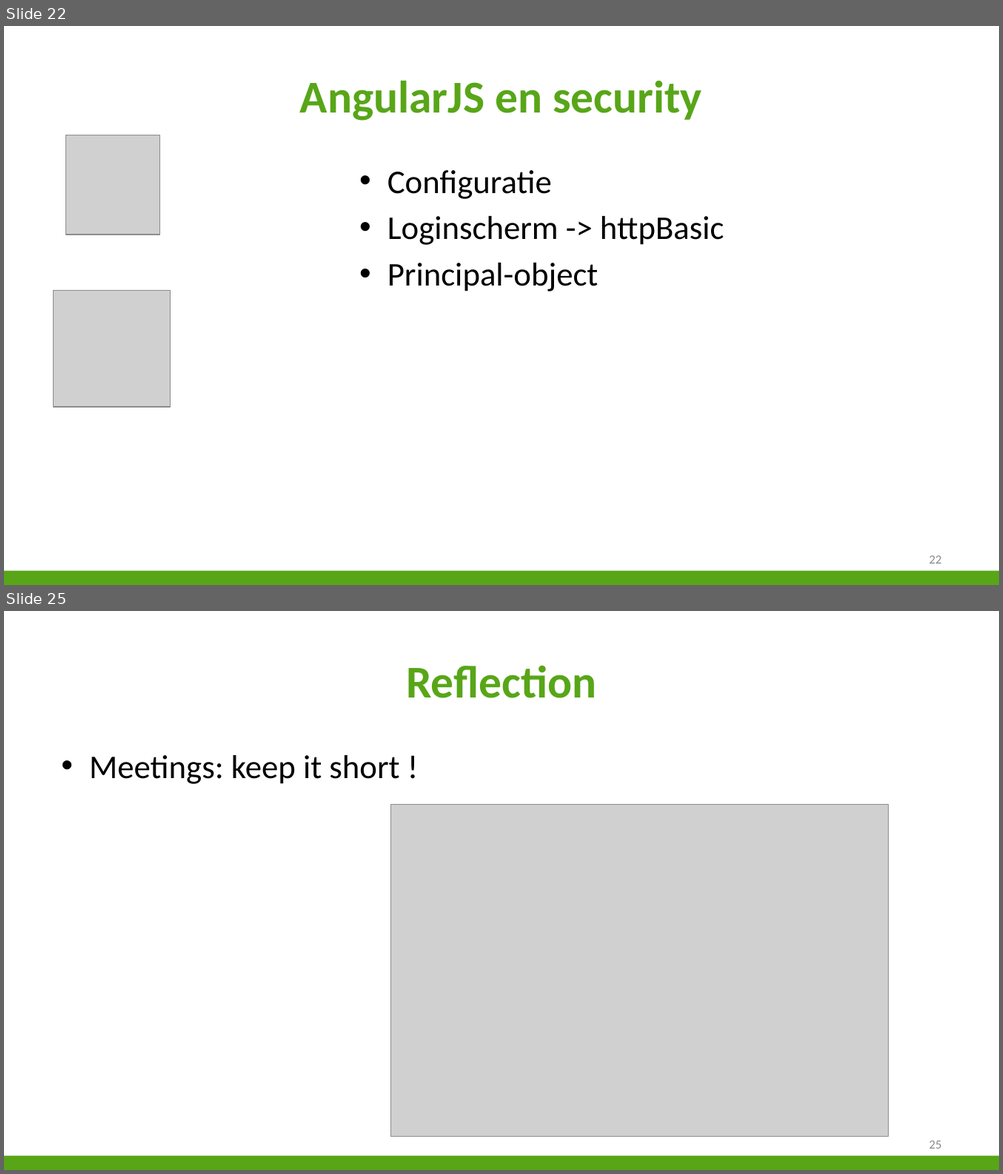
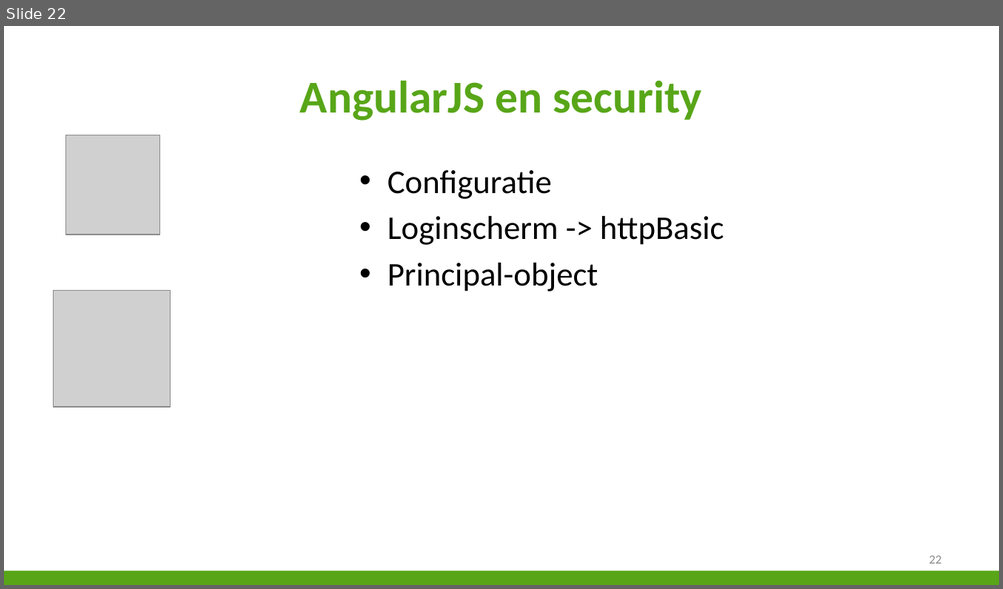
Before and after one commit to niekvandael/iTalent, a slide deck: italent/documents/Presentatie/Presentatie.pptx. Shown one above the other, each under a label of ours: slides 22 and 25 before the commit, slide 22 after it; the slides between them are not shown. The pictures are 1003x1174 and 1003x589 pixels, drawn with LibreOffice and Linux fonts; fonts in the diff are those of the drawing; grey boxes stand for pictures; background and template pictures are left out. Boxes give left, top, right and bottom in pixels: in the first picture for what was removed or moved away, otherwise in the second. Text is boxed around its words. In the diff, an @@ line names an element or a change of style, - is before the commit and + after.

```diff
--- a/italent/documents/Presentatie/Presentatie.pptx
+++ b/italent/documents/Presentatie/Presentatie.pptx
@@ slide 25 removed at [4,611,999,1170], background #FFFFFF; not listed: 1 template element that a slide beside it also shows @@
@@ title removed at [406,665,596,698] @@
-Reflection
@@ text removed at [89,755,399,784] @@
-• Meetings: keep it short !
@@ picture removed at [390,805,888,1137] @@
@@ page number removed at [929,1141,942,1149] @@
-25
```
Also in this commit, not shown: 7 slides changed, 2 slides added, 8 other slides removed, 2 other files.
